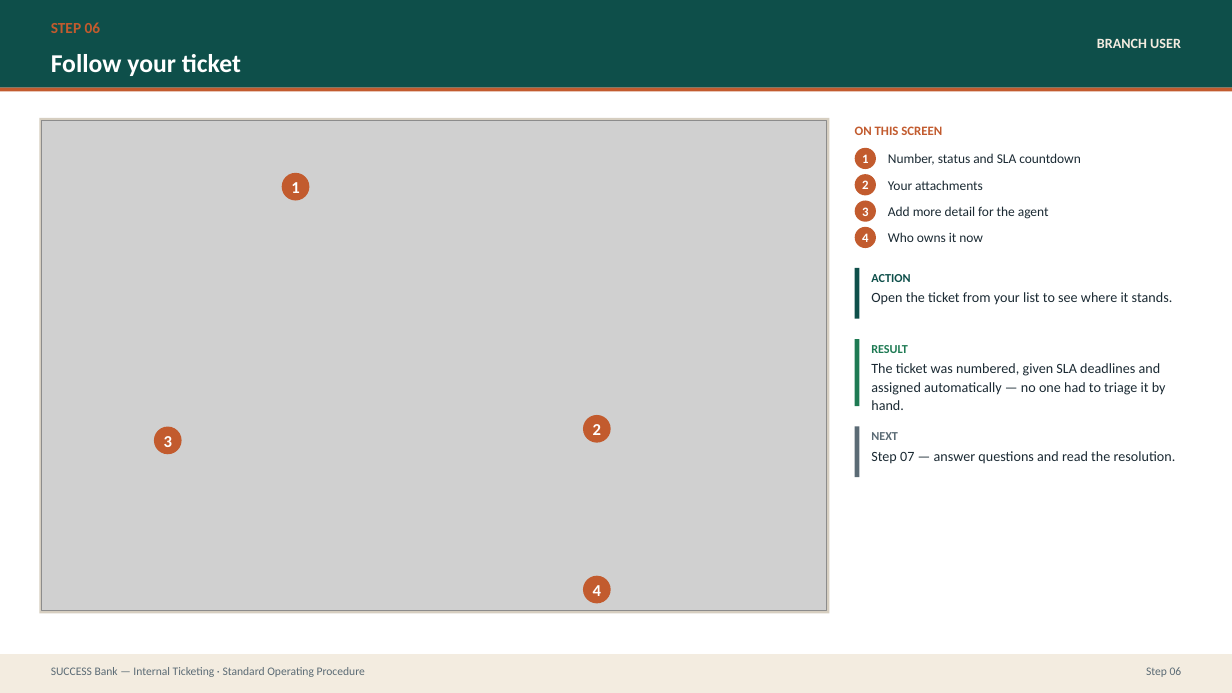
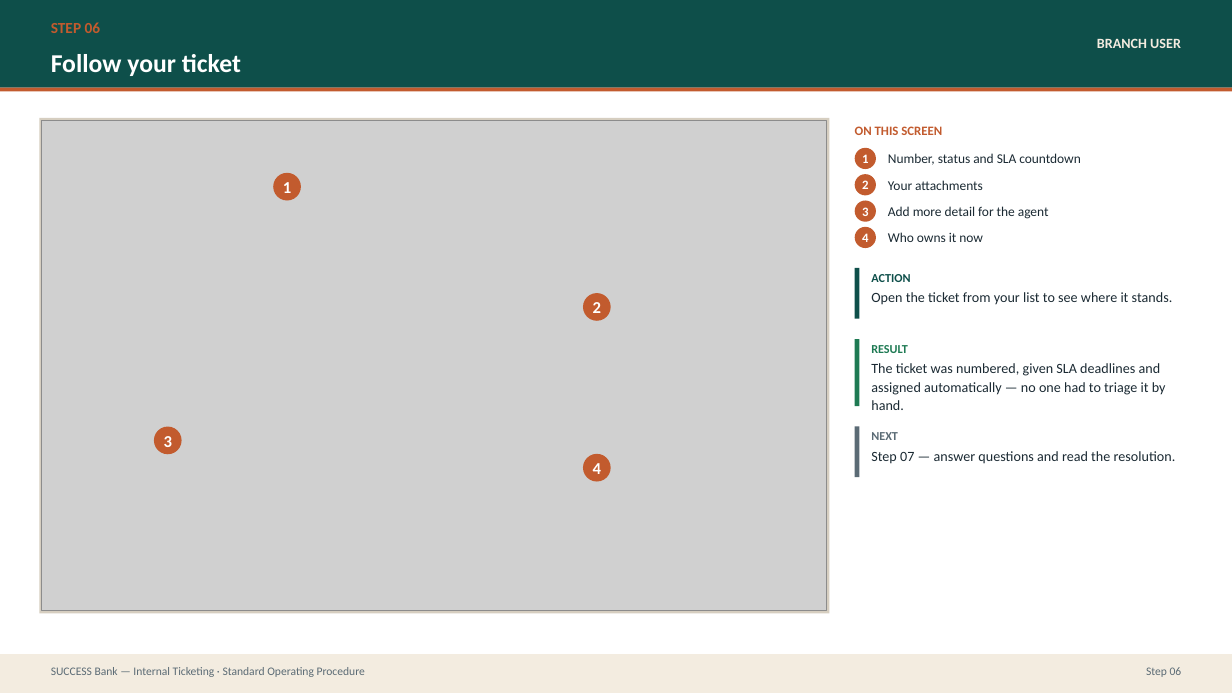
Before and after one commit to prajwal-patil-hub/Internal-Banking-Ticketing-System, a slide deck: slide 17 of docs/sop/SUCCESS-Bank-Ticketing-SOP.pptx. Drawn at 1232x693 pixels with LibreOffice and Linux fonts; fonts in the diff are those of the drawing; grey boxes stand for pictures. Boxes give left, top, right and bottom in pixels: in the first picture for what was removed or moved away, otherwise in the second. Text is boxed around its words. In the diff, an @@ line names an element or a change of style, - is before the commit and + after.

```diff
--- a/docs/sop/SUCCESS-Bank-Ticketing-SOP.pptx
+++ b/docs/sop/SUCCESS-Bank-Ticketing-SOP.pptx
@@ ellipse "1": place and size @@
-ellipse "1" at [282, 173, 310, 201]
+ellipse "1" at [274, 173, 301, 201]
@@ ellipse "2": place and size @@
-ellipse "2" at [583, 415, 611, 443]
+ellipse "2" at [583, 293, 611, 321]
@@ ellipse "4": place and size @@
-ellipse "4" at [583, 576, 611, 604]
+ellipse "4" at [583, 454, 611, 482]
```
Also in this commit, not shown: 19 other slides changed, 6 slides added, 31 other files.
